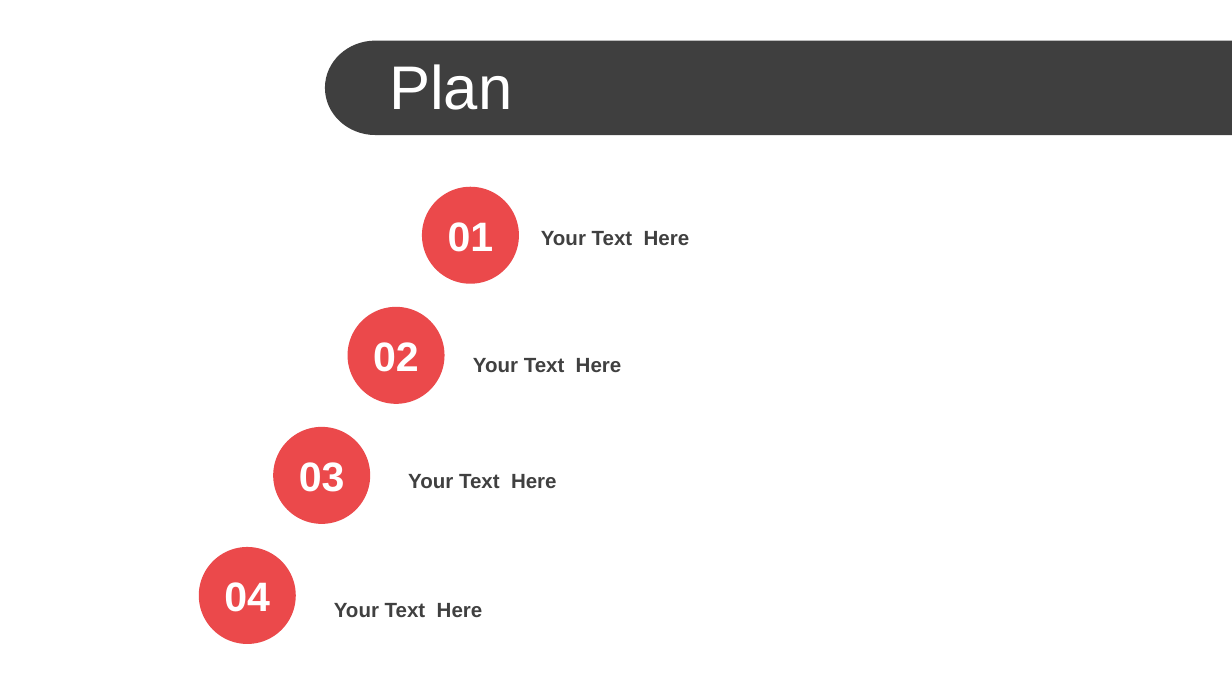
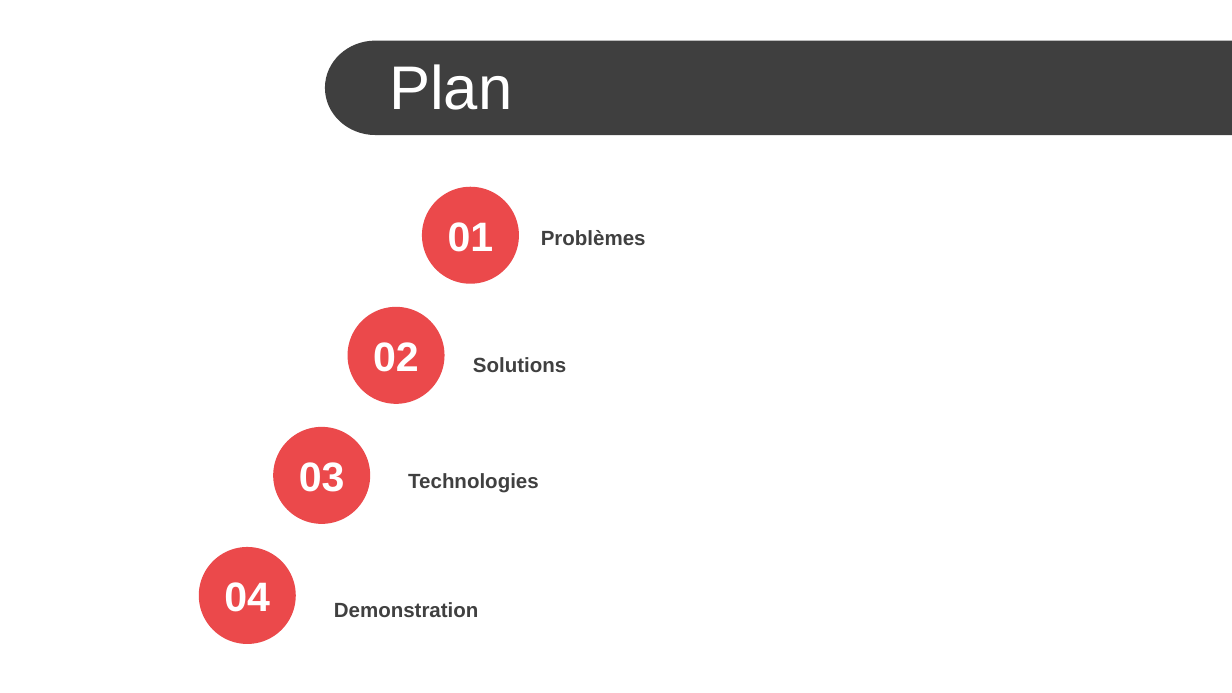
Before and after one commit to TahianaAndriambahoaka/hackathon-inter-univ-ftp-2022, a slide deck: slide 3 of slide.pptx. Drawn at 1232x693 pixels with LibreOffice and Linux fonts; fonts in the diff are those of the drawing; background and template pictures are left out. Boxes give left, top, right and bottom in pixels: in the first picture for what was removed or moved away, otherwise in the second. Text is boxed around its words. In the diff, an @@ line names an element or a change of style, - is before the commit and + after.

```diff
--- a/slide.pptx
+++ b/slide.pptx
@@ text at box(541, 230, 646, 245): text changed @@
-Your Text Here
+Problèmes
@@ text at box(473, 357, 566, 372): text changed @@
-Your Text Here
+Solutions
@@ text at box(408, 473, 539, 493): text changed @@
-Your Text Here
+Technologies
@@ text at box(334, 602, 479, 617): text changed @@
-Your Text Here
+Demonstration
```
Also in this commit, not shown: 2 other slides changed.
